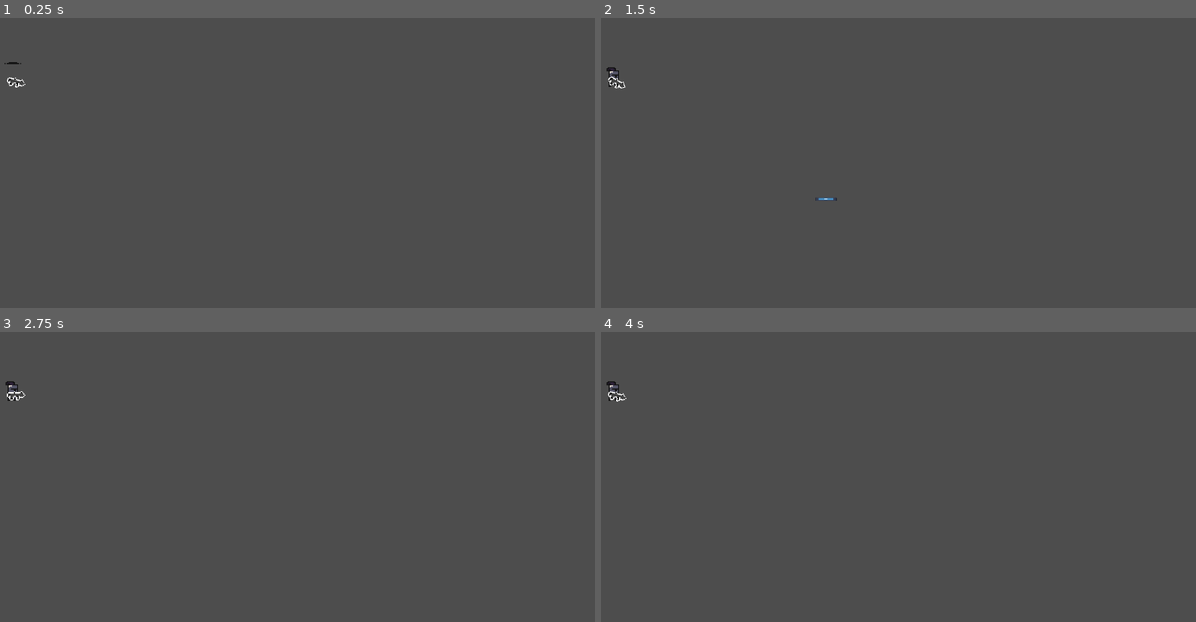
Above: before the commit, frames 1-4 (two rows, left to right).
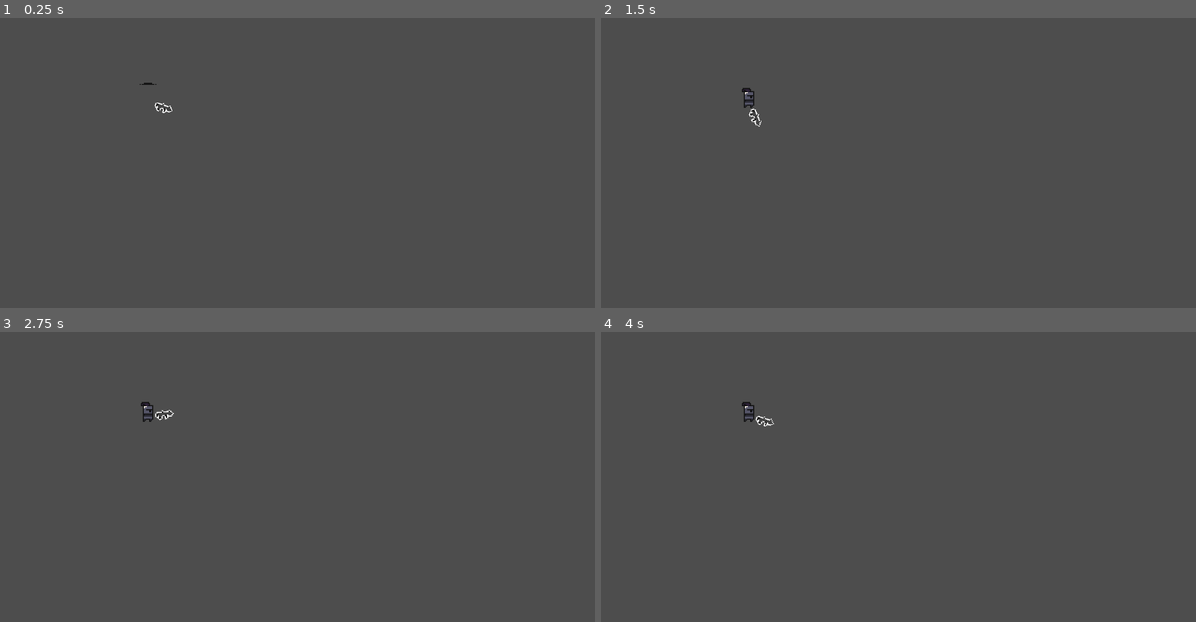
Above: after the commit, the same moments.

Repository: pablohenriq01/Showdown-1v1
Game: Godot game, scene res://Scenes/main.tscn
Same seed, same stepped clock (60 frames per second), same inputs: the game is played once before the commit and once after it. The engine's default icon, where the game draws it, is replaced by a stand-in: a white triangle on a blue panel in a dark square.
Inputs (mouse positions are in pixels of both pictures, inside the frame that each line leads up to):
- Up to frame 1 (0.25 s): no input
- Up to frame 2 (1.5 s): tap Enter (ui_accept) at 0.5, 1.35 s; move the mouse to (1029, 139) at 0.52 s; hold Enter (ui_accept) 0.53-1.28 s; move the mouse to (779, 171) at 1.27 s
- Up to frame 3 (2.75 s): tap Enter (ui_accept) at 1.52, 1.82, 2 s; move the mouse to (357, 395) at 2.02 s; hold Enter (ui_accept) from 2.03 s (still down)
- Up to frame 4 (4 s): move the mouse to (868, 537) at 2.77 s; release Enter (ui_accept) at 2.78 s; tap Enter (ui_accept) at 2.85, 3.02, 3.32, 3.5 s; move the mouse to (1077, 520) at 3.52 s; hold Enter (ui_accept) from 3.53 s (still down)

The runs differ from the first frame. In frame 1, 0.1% of the frame differs, in the area x 0-29%, y 15-33%; in frame 2, 0.3%, in the area x 0-40%, y 17-64%; in frame 3, 0.3%; in frame 4, 0.3%.

Commit message:
Sistema de herança/componente para armas
Cada arma tem seu proprio script que herda Gun.
Gun atira, controla munição, velocidade de recarga e velocidade de tiro.
Cada arma precisa de um idicador de onde a bala vai sair.

Diff:
--- a/Prefabs/Guns/awp.tscn
+++ b/Prefabs/Guns/awp.tscn
@@ -6,6 +6,11 @@
 
 [node name="Awp" type="Node2D"]
 script = ExtResource("1_2cuyv")
+gun_offset_x = null
+gun_offset_y = null
+firerate = null
+max_ammo = null
+reload_time = null
 
 [node name="GunComponent" type="Node2D" parent="."]
 script = ExtResource("1_xv4bb")
--- a/Prefabs/Guns/mac-10.tscn
+++ b/Prefabs/Guns/mac-10.tscn
@@ -6,6 +6,11 @@
 
 [node name="Mac-10" type="Node2D"]
 script = ExtResource("1_671cn")
+gun_offset_x = null
+gun_offset_y = null
+firerate = null
+max_ammo = null
+reload_time = null
 
 [node name="GunComponent" type="Node2D" parent="."]
 script = ExtResource("1_sgtde")
--- a/Prefabs/Guns/pistol.tscn
+++ b/Prefabs/Guns/pistol.tscn
@@ -6,6 +6,11 @@
 
 [node name="Pistol" type="Node2D"]
 script = ExtResource("1_pslpm")
+gun_offset_x = null
+gun_offset_y = null
+firerate = null
+max_ammo = null
+reload_time = null
 
 [node name="GunComponent" type="Node2D" parent="."]
 script = ExtResource("1_m0atb")
--- a/Prefabs/Guns/scar.tscn
+++ b/Prefabs/Guns/scar.tscn
@@ -6,6 +6,11 @@
 
 [node name="Scar" type="Node2D"]
 script = ExtResource("1_tebc8")
+gun_offset_x = null
+gun_offset_y = null
+firerate = null
+max_ammo = null
+reload_time = null
 
 [node name="GunComponent" type="Node2D" parent="."]
 script = ExtResource("1_qdkse")
@@ -14,3 +19,7 @@
 scale = Vector2(0.16, 0.16)
 texture = ExtResource("2_frc86")
 offset = Vector2(100, 0)
+
+[node name="FirePosition" type="Marker2D" parent="Sprite2D"]
+position = Vector2(156.25, 0)
+scale = Vector2(6.25, 6.25)
--- a/Prefabs/Guns/smg.tscn
+++ b/Prefabs/Guns/smg.tscn
@@ -6,6 +6,11 @@
 
 [node name="Smg" type="Node2D"]
 script = ExtResource("1_ld3sb")
+gun_offset_x = null
+gun_offset_y = null
+firerate = null
+max_ammo = null
+reload_time = null
 
 [node name="GunComponent" type="Node2D" parent="."]
 script = ExtResource("1_d7b6d")
--- a/Scenes/main.tscn
+++ b/Scenes/main.tscn
@@ -1,17 +1,23 @@
-[gd_scene load_steps=3 format=3 uid="uid://dr3vbmosx8oy7"]
+[gd_scene load_steps=5 format=3 uid="uid://dr3vbmosx8oy7"]
 
 [ext_resource type="PackedScene" uid="uid://dajesu6nopgs0" path="res://Prefabs/Players/player1.tscn" id="1_o14ds"]
 [ext_resource type="PackedScene" uid="uid://b7xi7vd4nbucw" path="res://Prefabs/Guns/scar.tscn" id="2_jnp2a"]
+[ext_resource type="Script" path="res://Scripts/Guns/Scar.gd" id="3_au787"]
+[ext_resource type="PackedScene" uid="uid://brwlm2ldcsy37" path="res://Prefabs/Bullets/bullet_test.tscn" id="4_t3h20"]
 
 [node name="Main" type="Node2D"]
 
 [node name="Player1" parent="." instance=ExtResource("1_o14ds")]
-position = Vector2(310, 267)
+position = Vector2(146, 111)
 metadata/_edit_group_ = true
 
 [node name="Scar" parent="Player1" instance=ExtResource("2_jnp2a")]
+script = ExtResource("3_au787")
+gun_offset_x = 20.0
+gun_offset_y = 0.0
+bullet_scene = ExtResource("4_t3h20")
+firerate = 5.0
 
 [node name="Camera2D" type="Camera2D" parent="."]
-position = Vector2(294, 176)
 anchor_mode = 0
 zoom = Vector2(2, 2)
--- a/Scripts/Gun.gd
+++ b/Scripts/Gun.gd
@@ -4,27 +4,87 @@
 @export_category("Gun Settings")
 @export var gun_offset_x: float = 20.0
 @export var gun_offset_y: float = 0.0
+@export var bullet_scene: PackedScene = null
+@export var firerate: float = 1.0
 
-var bullet_path=preload("res://Prefabs/Bullets/bullet_test.tscn")
-func _physics_process(delta):
+@export var max_ammo: int = 30
+@export var reload_time: float = 2.0
 
-	look_at(get_global_mouse_position())
-	if Input.is_action_just_pressed("ui_accept"):
-		fire()
+@onready var cooldown: float = 1.0 / max(firerate, 0.001)
+@onready var cool_down_timer: float = cooldown
+@onready var gun_sprite: Sprite2D = get_node("Sprite2D")
+@onready var fire_position: Marker2D = get_node("Sprite2D/FirePosition")
+
+@onready var current_ammo: int = max_ammo
+var reloading: bool = false
+var reload_timer: float = 0.0
+
 func _ready() -> void:
-
 	adjust_offset()
 
-	pass
-func fire():
-	var bullet = bullet_path.instantiate()
-	bullet.dir=rotation
-	bullet.pos=$".".global_position
-	get_parent().add_child(bullet)
-
 func _process(delta: float) -> void:
-	pass
+	look_at(get_global_mouse_position())
+	shoot()
+	shooting_cooldown(delta)
+	update_reload(delta)
 
 func adjust_offset() -> void:
-	var gun_sprite = get_node("Sprite2D") as Sprite2D
-	gun_sprite.offset = Vector2(gun_offset_x, gun_offset_y)
+	if gun_sprite:
+		gun_sprite.offset = Vector2(gun_offset_x, gun_offset_y)
+
+func fire() -> void:
+	if reloading:
+		return
+
+	if current_ammo <= 0:
+		start_reload()
+		return
+
+	if not bullet_scene:
+		print("bullet_scene null")
+		return
+
+	var bullet = bullet_scene.instantiate()
+
+	if "dir" in bullet:
+		bullet.dir = rotation
+	else:
+		bullet.rotation = rotation
+
+	get_tree().current_scene.add_child(bullet)
+	bullet.global_position = fire_position.global_position
+
+	current_ammo -= 1
+
+	if current_ammo <= 0:
+		start_reload()
+
+	print("Ammo = ", current_ammo, " / ", max_ammo)
+
+func shoot() -> void:
+	if Input.is_action_pressed("ui_accept") and cool_down_timer >= cooldown:
+		fire()
+		cool_down_timer = 0.0
+
+func shooting_cooldown(delta: float) -> void:
+	if cool_down_timer < cooldown:
+		cool_down_timer += delta
+		if cool_down_timer > cooldown:
+			cool_down_timer = cooldown
+
+func start_reload() -> void:
+	if reloading:
+		return
+	reloading = true
+	reload_timer = 0.0
+	print("Reloading...")
+
+func update_reload(delta: float) -> void:
+	if not reloading:
+		return
+	reload_timer += delta
+	if reload_timer >= reload_time:
+		current_ammo = max_ammo
+		reloading = false
+		reload_timer = 0.0
+		print("Reloaded: Ammo = ", current_ammo)
--- /dev/null
+++ b/Scripts/Guns/Scar.gd
@@ -0,0 +1,5 @@
+extends Gun
+
+
+func _ready() -> void:
+	pass
